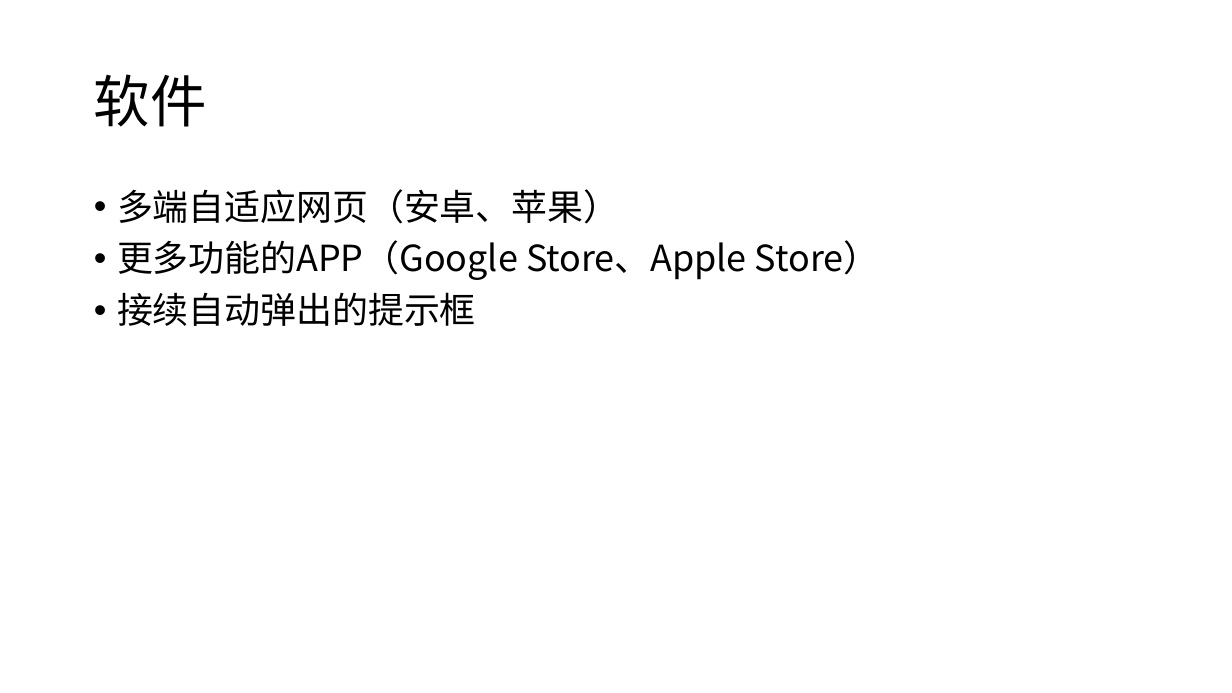
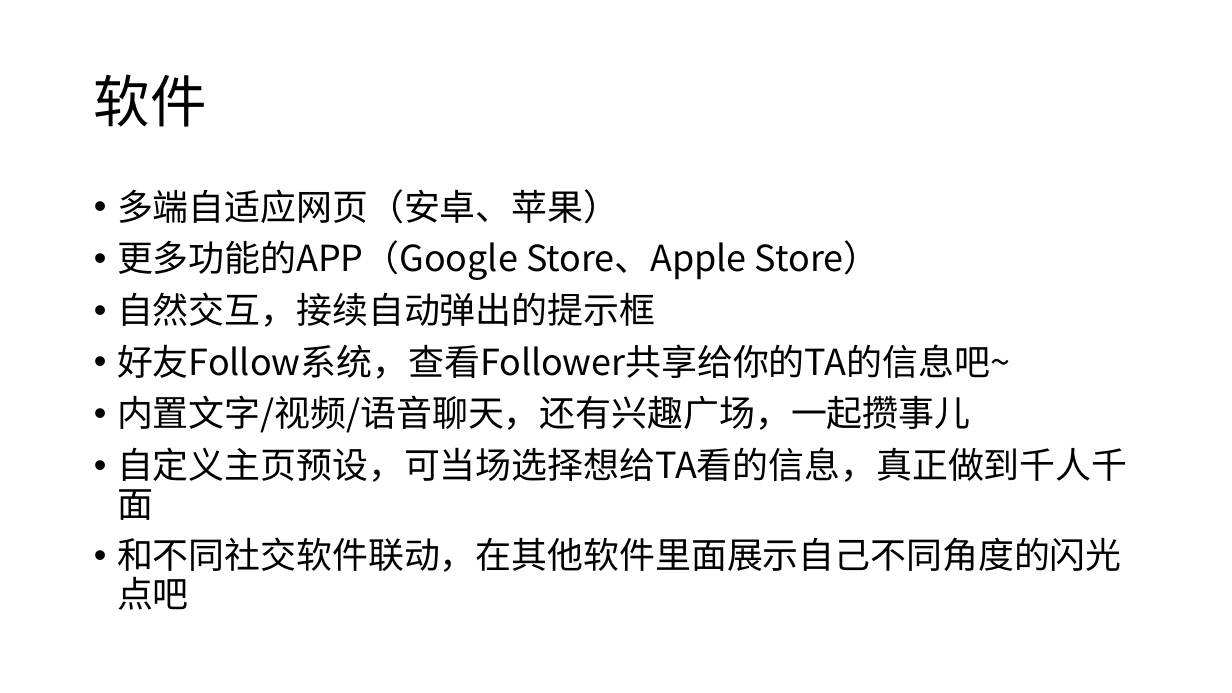
Before and after one commit to TingliangZhang/girlsday2021, a slide deck: slide 4 of LaunchEvent/2021FutureInteractionSpacialEvent.pptx. Drawn at 1232x693 pixels with LibreOffice and Linux fonts; fonts in the diff are those of the drawing. Boxes give left, top, right and bottom in pixels: in the first picture for what was removed or moved away, otherwise in the second. Text is boxed around its words. In the diff, an @@ line names an element or a change of style, - is before the commit and + after.

```diff
--- a/LaunchEvent/2021FutureInteractionSpacialEvent.pptx
+++ b/LaunchEvent/2021FutureInteractionSpacialEvent.pptx
@@ text at (117,292,1128,610): text changed @@
-• 接续自动弹出的提示框
+• 自然交互，接续自动弹出的提示框
+• 好友Follow系统，查看Follower共享给你的TA的信息吧~
+• 内置文字/视频/语音聊天，还有兴趣广场，一起攒事儿
+• 自定义主页预设，可当场选择想给TA看的信息，真正做到千人千面
+• 和不同社交软件联动，在其他软件里面展示自己不同角度的闪光点吧
```
Also in this commit, not shown: 3 other slides changed, 3 slides added, 3 slides removed.
